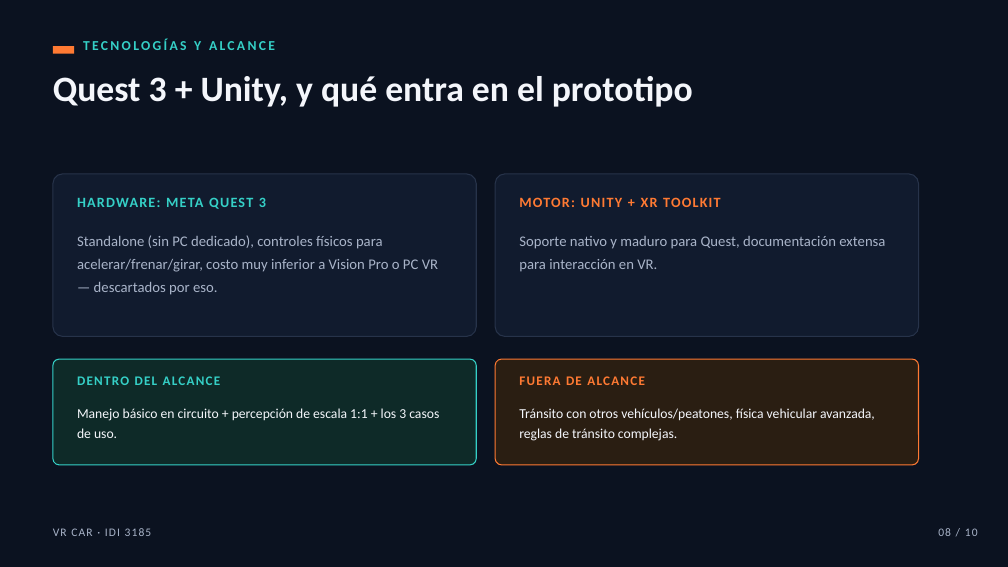
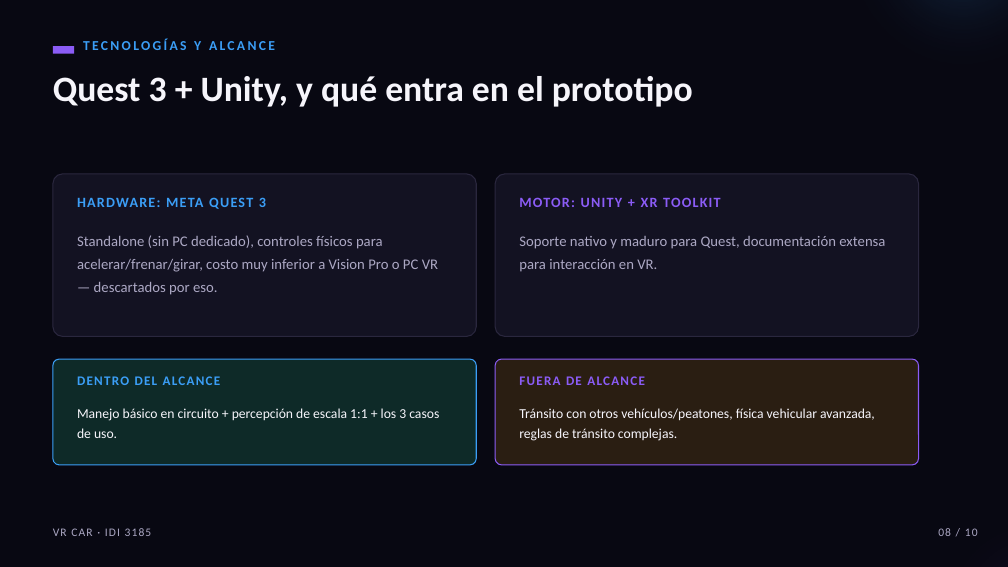
Before and after one commit to eanorambuena/xr-project, a slide deck: slide 8 of presentation/hito1-vrcar.pptx. Drawn at 1008x567 pixels with LibreOffice and Linux fonts; fonts in the diff are those of the drawing. Boxes give left, top, right and bottom in pixels: in the first picture for what was removed or moved away, otherwise in the second. Text is boxed around its words. In the diff, an @@ line names an element or a change of style, - is before the commit and + after.

```diff
--- a/presentation/hito1-vrcar.pptx
+++ b/presentation/hito1-vrcar.pptx
@@ background #0B1220 to #080812 @@
@@ rectangle at [53,46,74,54]: fill #FF7A33 to #8B5CF6 @@
@@ rounded rectangle at [53,174,476,337]: fill #111B2E to #131222; outline #27334A 1 pt to #2A273E 1 pt @@
@@ rounded rectangle at [495,174,919,337]: fill #111B2E to #131222; outline #27334A 1 pt to #2A273E 1 pt @@
@@ text "MOTOR: UNITY + XR TOOLKIT" at [519,197,721,207]: text colour #FF7A33 to #8B5CF6 @@
@@ rounded rectangle at [53,359,476,465]: outline #35D0C7 1 pt to #3B9EF6 1 pt @@
@@ rounded rectangle at [495,359,919,465]: outline #FF7A33 1 pt to #8B5CF6 1 pt @@
@@ text colour #35D0C7 to #3B9EF6 in 3 elements at [83,39,275,50], [77,197,266,209], [77,376,221,385] @@
@@ text "FUERA DE ALCANCE" at [519,376,645,385]: text colour #FF7A33 to #8B5CF6 @@
@@ ellipse added at [879,454,1008,567], fill gradient #8B5CF6 @@
```
Also in this commit, not shown: 9 other slides changed.
